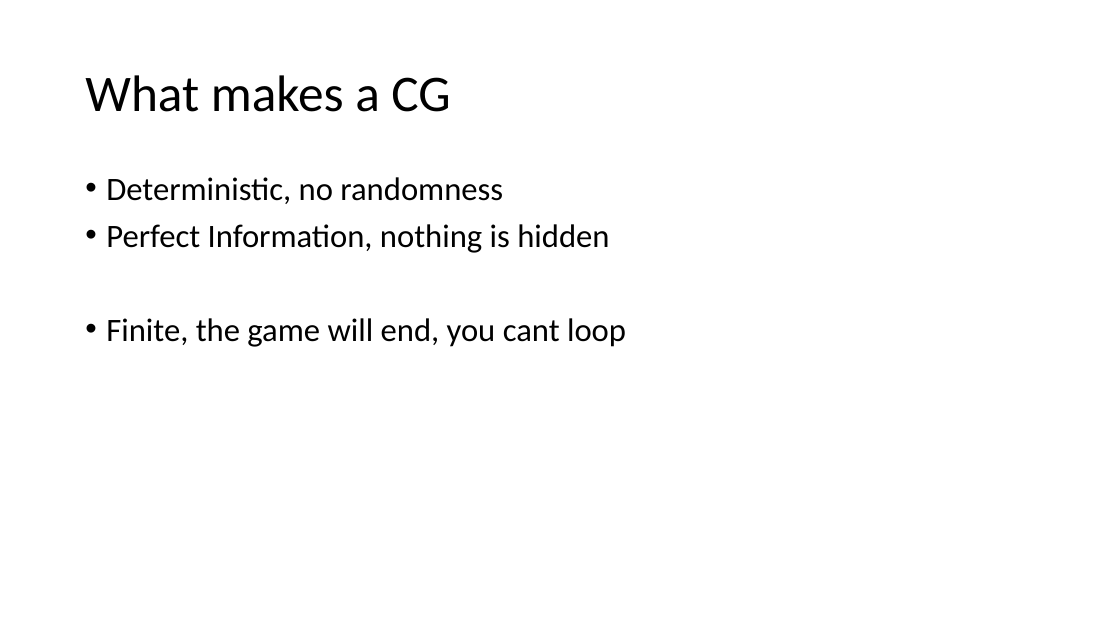
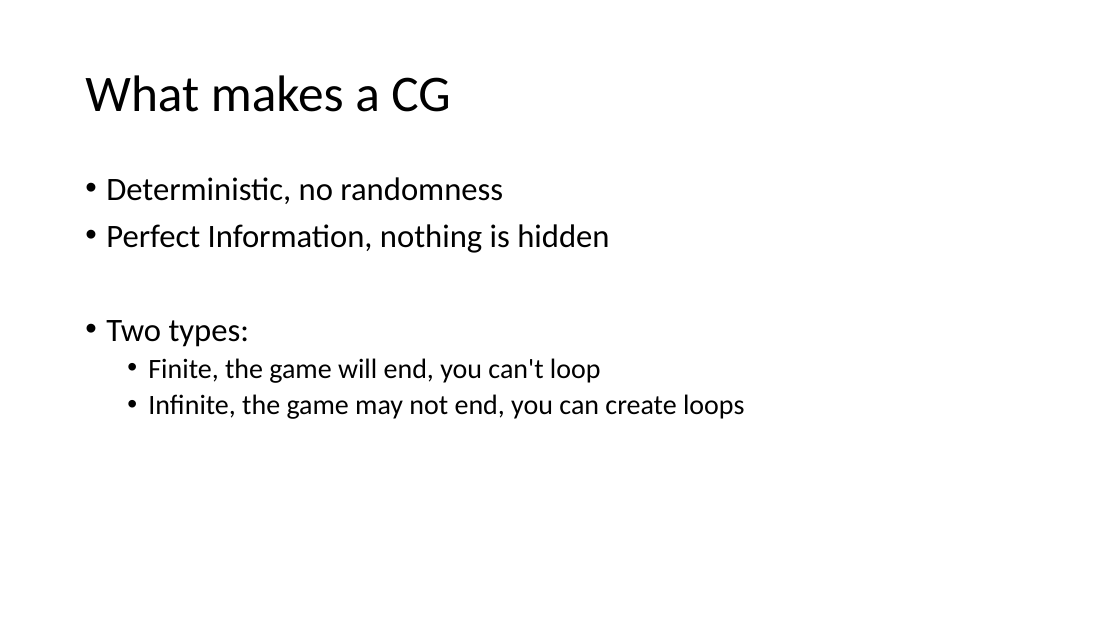
Before and after one commit to EzraSkwarka/Math-Capstone, a slide deck: slide 4 of Presentation/Mat Cap draft.pptx. Drawn at 1120x630 pixels with LibreOffice and Linux fonts; fonts in the diff are those of the drawing. Boxes give left, top, right and bottom in pixels: in the first picture for what was removed or moved away, otherwise in the second. Text is boxed around its words. In the diff, an @@ line names an element or a change of style, - is before the commit and + after.

```diff
--- a/Presentation/Mat Cap draft.pptx
+++ b/Presentation/Mat Cap draft.pptx
@@ text at <box>106,320,744,419</box>: text changed; size 28 to 24 pt @@
-• Finite, the game will end, you cant loop
+• Two types:
+  • Finite, the game will end, you can't loop
+  • Infinite, the game may not end, you can create loops
```
Also in this commit, not shown: 7 other slides changed, 17 slides added, 1 slide removed.
